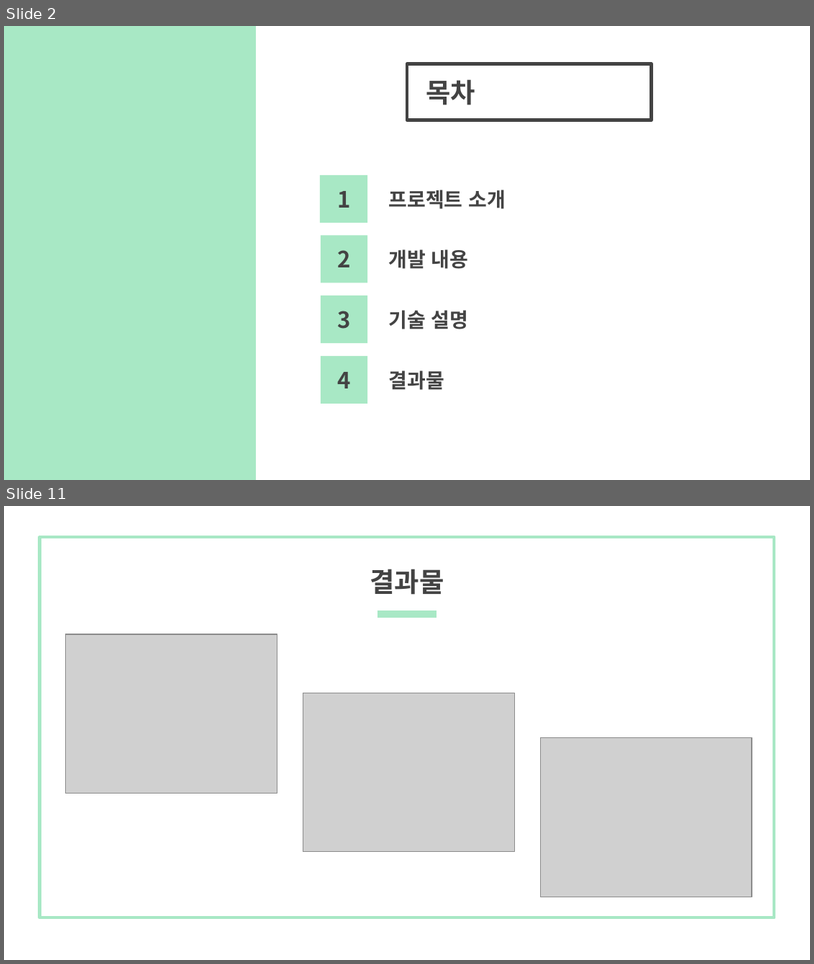
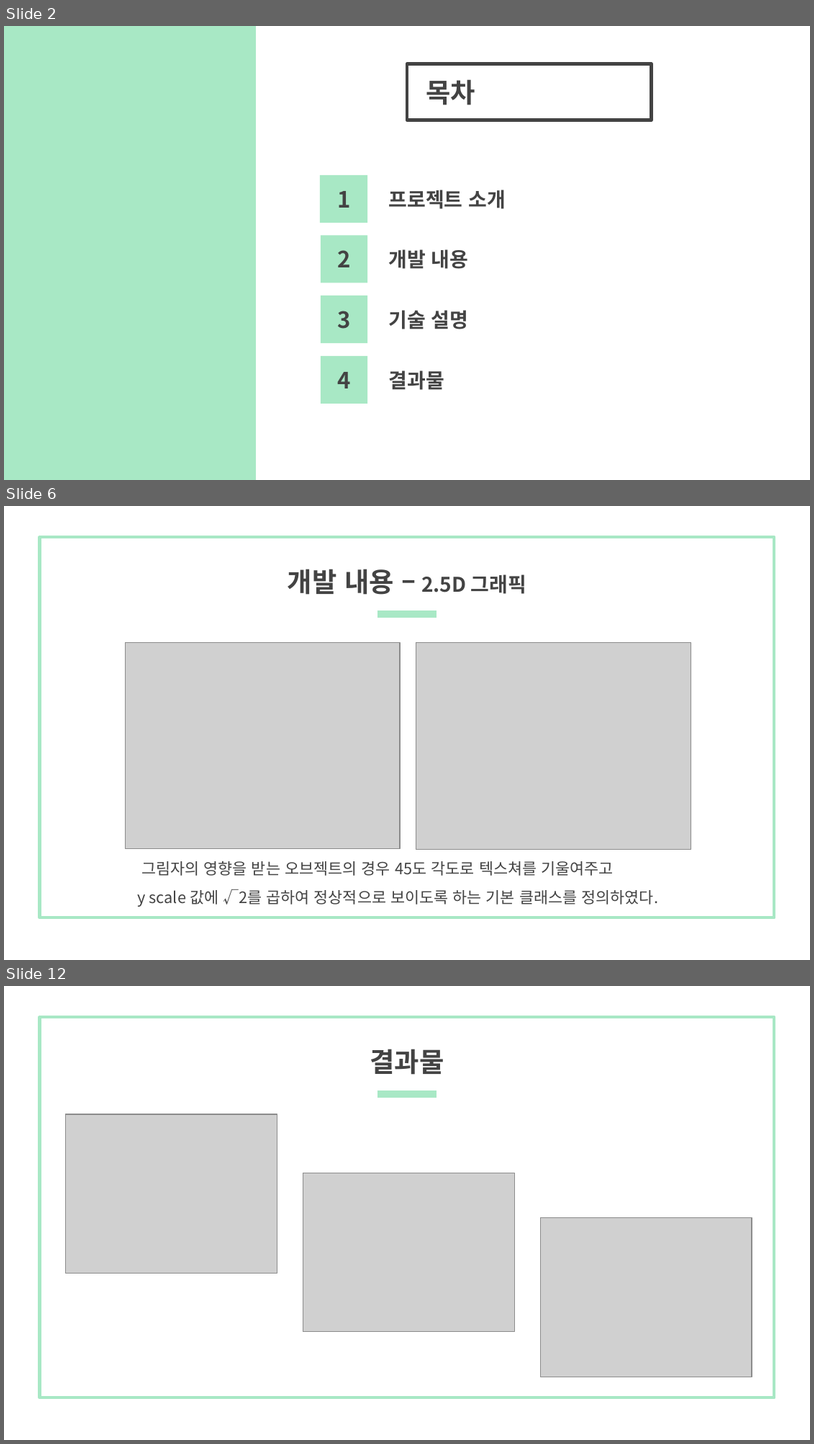
Before and after one commit to kookmin-sw/capstone-2020-10, a slide deck: doc/최종발표 자료/마이 리틀 팜 최종 발표 자료.pptx. Shown one above the other, each under a label of ours: slides 2 and 11 before the commit, slides 2, 6 and 12 after it; the slides between them are not shown. The pictures are 814x964 and 814x1444 pixels, drawn with LibreOffice and Linux fonts; fonts in the diff are those of the drawing; grey boxes stand for pictures. Boxes give left, top, right and bottom in pixels: in the first picture for what was removed or moved away, otherwise in the second. Text is boxed around its words. In the diff, an @@ line names an element or a change of style, - is before the commit and + after.

```diff
--- a/doc/최종발표 자료/마이 리틀 팜 최종 발표 자료.pptx
+++ b/doc/최종발표 자료/마이 리틀 팜 최종 발표 자료.pptx
@@ slide 6 added at (4,506,810,960), background #FFFFFF; not listed: 2 template elements that a slide beside it also shows @@
@@ title added at (288,569,527,595), 18 pt, text #434343, bold @@
+개발 내용 – 2.5D 그래픽
@@ picture added at (125,642,400,848) @@
@@ picture added at (416,642,692,849) @@
@@ text added at (137,861,658,906), 14 pt, text #434343 @@
+그림자의 영향을 받는 오브젝트의 경우 45도 각도로 텍스쳐를 기울여주고
+y scale 값에 √2를 곱하여 정상적으로 보이도록 하는 기본 클래스를 정의하였다.
@@ what was slide 11 is now slide 12 @@
```
Also in this commit, not shown: 6 slides changed, 2 other slides added, 3 slides removed, 1 other file.
